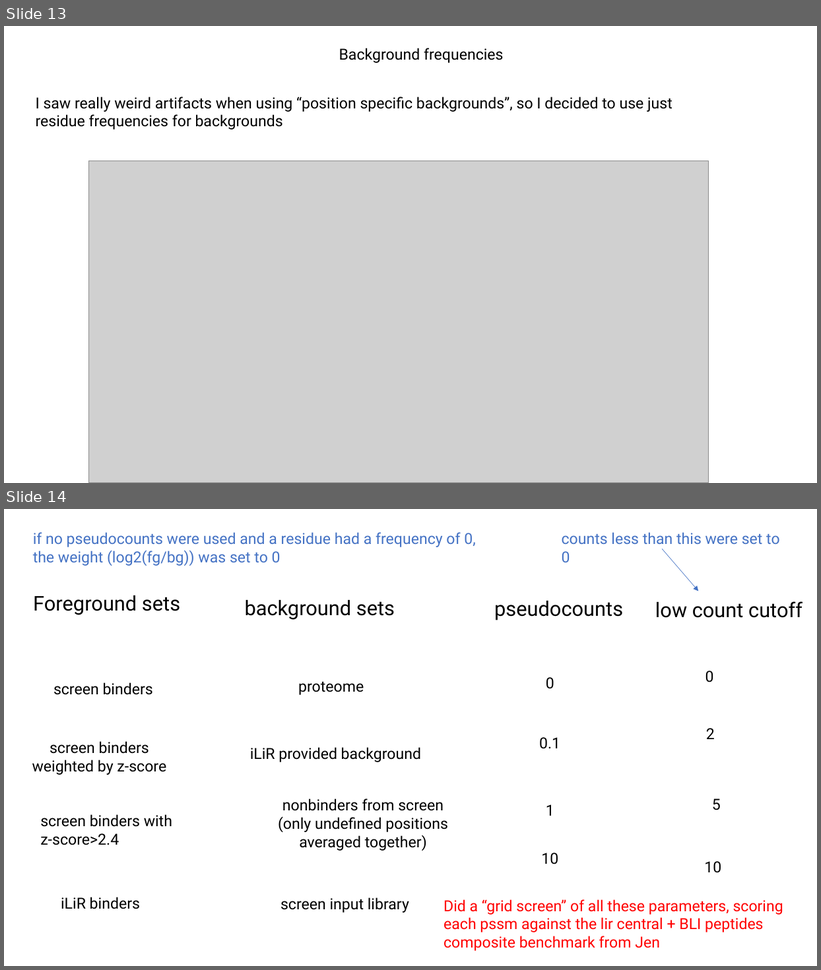
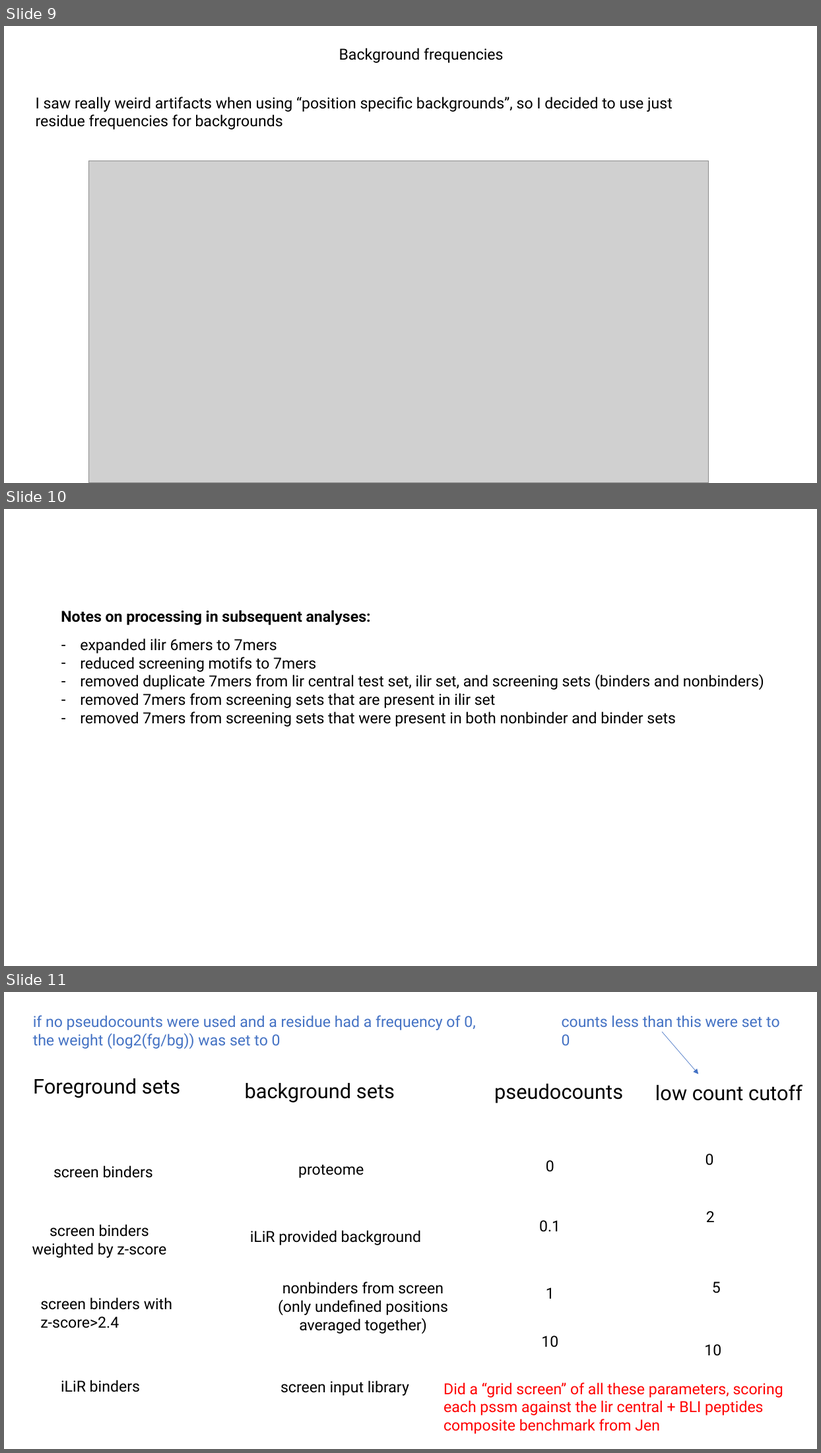
Before and after one commit to jacksonh1/lir_screen_pssm, a slide deck: reports/results-ongoing.pptx. Shown one above the other, each under a label of ours: slides 13 and 14 before the commit, slides 9, 10 and 11 after it. The pictures are 821x970 and 821x1453 pixels, drawn with LibreOffice and Linux fonts; fonts in the diff are those of the drawing; grey boxes stand for pictures. Boxes give left, top, right and bottom in pixels: in the first picture for what was removed or moved away, otherwise in the second. Text is boxed around its words. In the diff, an @@ line names an element or a change of style, - is before the commit and + after.

Commit message:
more processing refinement

```diff
--- a/reports/results-ongoing.pptx
+++ b/reports/results-ongoing.pptx
@@ slide 10 added at box(4, 509, 817, 966), background #FFFFFF @@
@@ text added at box(61, 610, 764, 727), 18 pt, text #000000 @@
+Notes on processing in subsequent analyses:
+– expanded ilir 6mers to 7mers
+– reduced screening motifs to 7mers
+– removed duplicate 7mers from lir central test set, ilir set, and screening sets (binders and nonbinders)
+– removed 7mers from screening sets that are present in ilir set
+– removed 7mers from screening sets that were present in both nonbinder and binder sets
@@ what was slide 13 is now slide 9 @@
@@ what was slide 14 is now slide 11 @@
```
Also in this commit, not shown: 5 slides changed, 3 other slides added, 11 slides removed, 3 other files.
